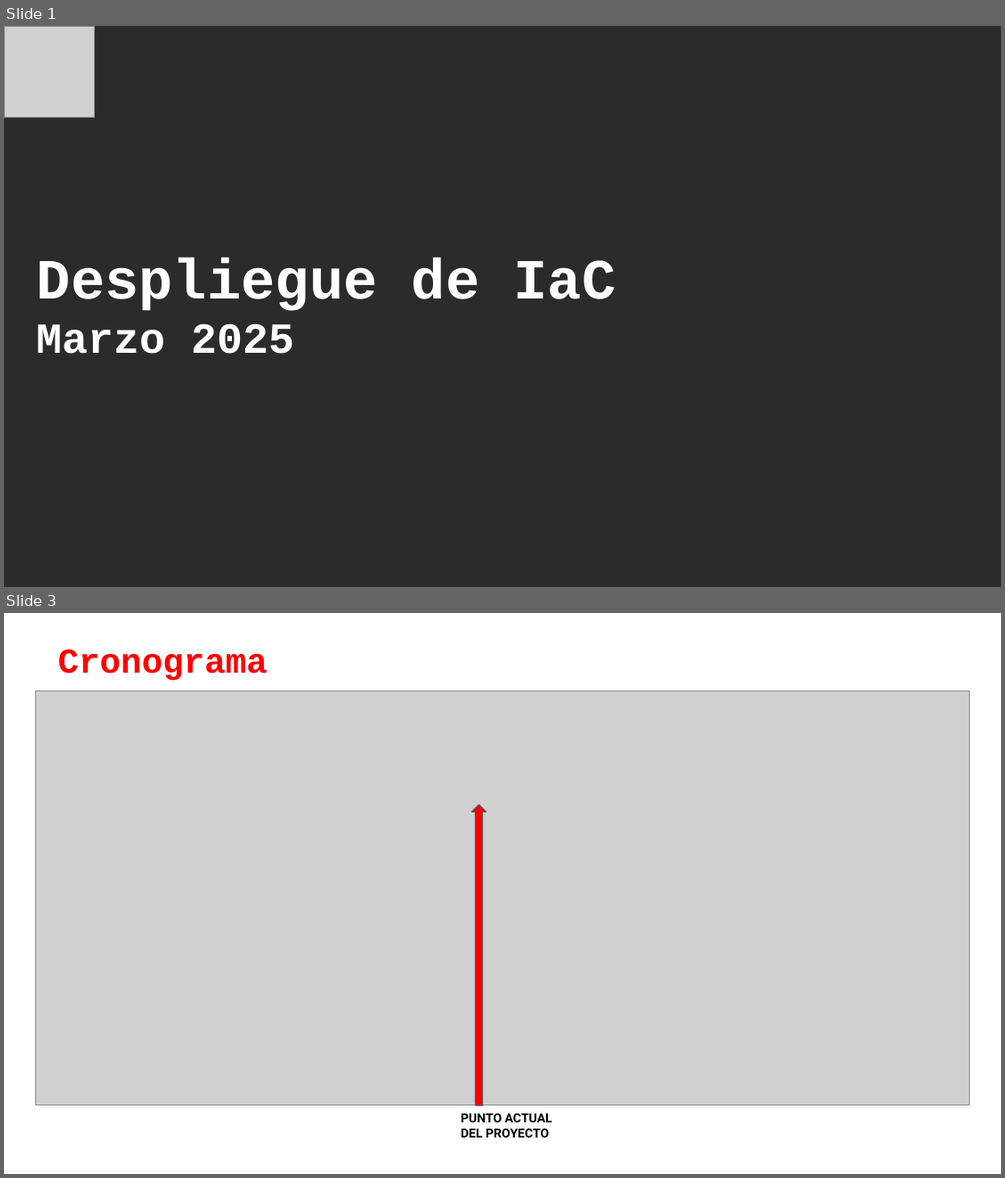
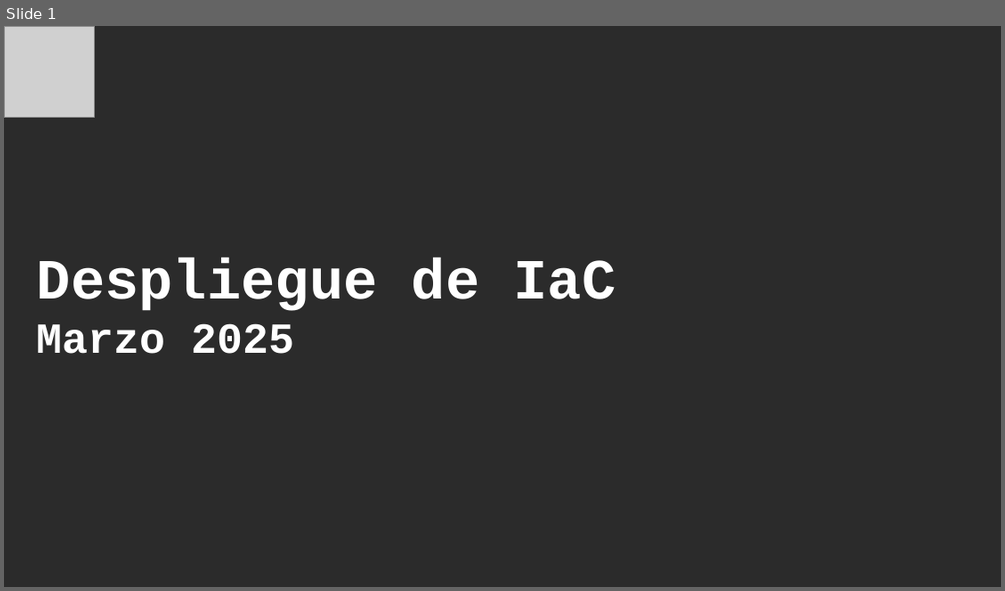
Before and after one commit to JorgeNeir/LabsGit, a slide deck: Despliegue IaC.pptx. Shown one above the other, each under a label of ours: slides 1 and 3 before the commit, slide 1 after it; the slides between them are not shown. The pictures are 1005x1178 and 1005x591 pixels, drawn with LibreOffice and Linux fonts; fonts in the diff are those of the drawing; grey boxes stand for pictures; background and template pictures are left out; a plain dark background stands for a picture behind light text. Boxes give left, top, right and bottom in pixels: in the first picture for what was removed or moved away, otherwise in the second. Text is boxed around its words. In the diff, an @@ line names an element or a change of style, - is before the commit and + after.

```diff
--- a/Despliegue IaC.pptx
+++ b/Despliegue IaC.pptx
@@ slide 3 removed at (4, 613, 1001, 1174), background picture (left out) @@
@@ title removed at (58, 649, 267, 681) @@
-Cronograma
@@ picture removed at (36, 690, 970, 1105) @@
@@ up arrow removed at (471, 804, 486, 1105) @@
@@ text removed at (461, 1113, 552, 1137) @@
-PUNTO ACTUAL DEL PROYECTO
```
Also in this commit, not shown: 1 slide changed, 6 slides added, 5 other slides removed.
